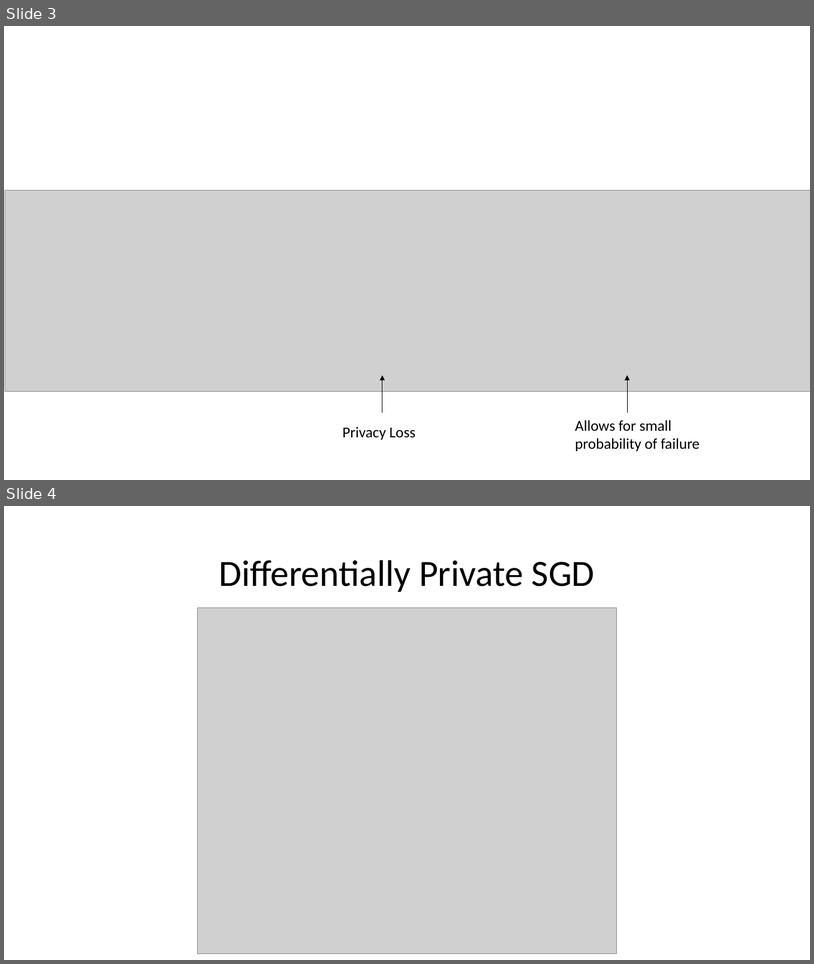
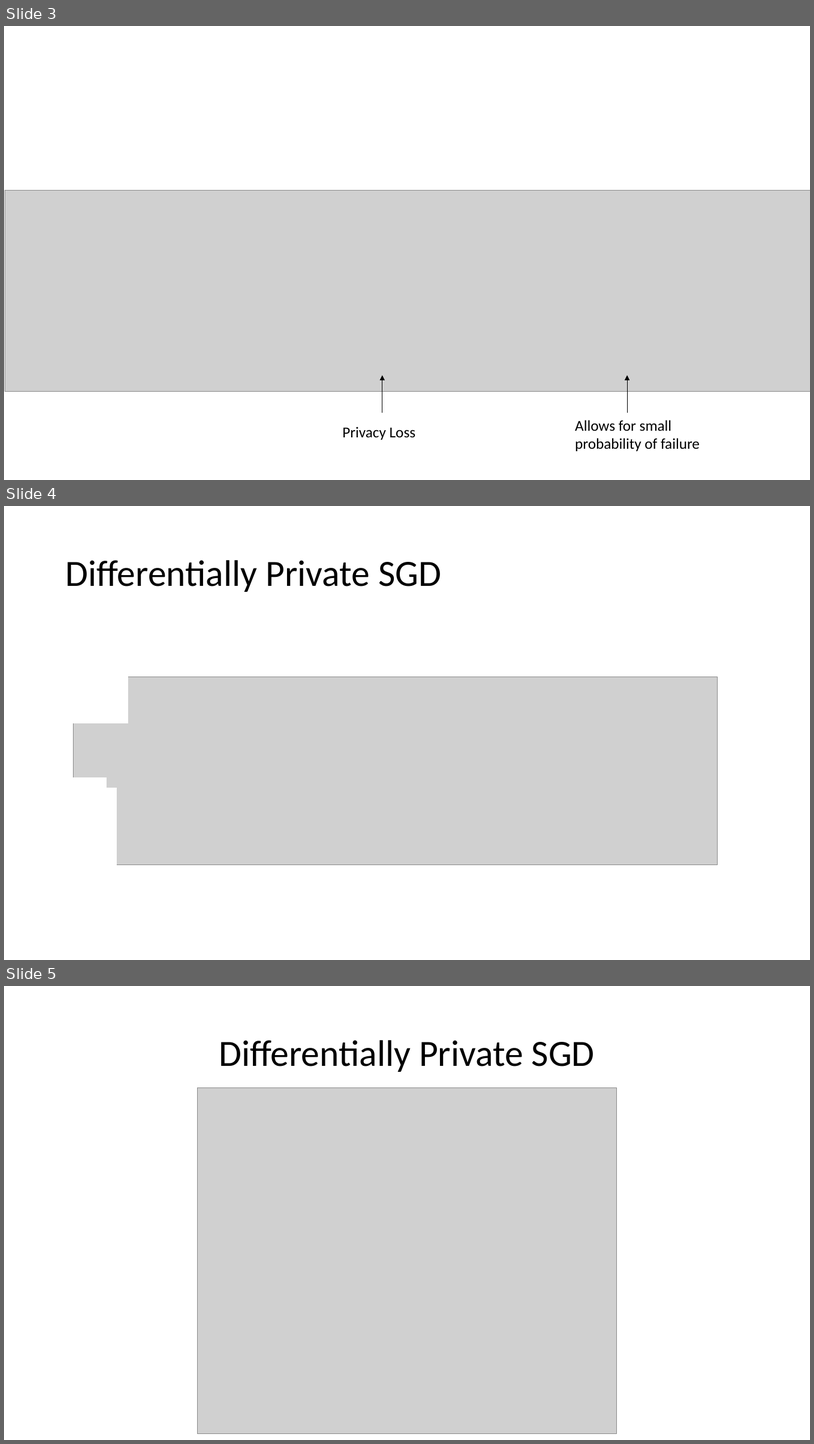
Before and after one commit to aisecure/aisecure.github.io, a slide deck: TEACHING/files/2019/1107/hari_aml.pptx. Shown one above the other, each under a label of ours: slides 3 and 4 before the commit, slides 3, 4 and 5 after it. The pictures are 814x964 and 814x1444 pixels, drawn with LibreOffice and Linux fonts; fonts in the diff are those of the drawing; grey boxes stand for pictures. Boxes give left, top, right and bottom in pixels: in the first picture for what was removed or moved away, otherwise in the second. Text is boxed around its words. In the diff, an @@ line names an element or a change of style, - is before the commit and + after.

```diff
--- a/TEACHING/files/2019/1107/hari_aml.pptx
+++ b/TEACHING/files/2019/1107/hari_aml.pptx
@@ slide 4 added at (4, 506, 810, 960), background #FFFFFF @@
@@ title added at (65, 560, 441, 592), 44 pt, text #000000 @@
+Differentially Private SGD
@@ rectangle added at (34, 618, 128, 723), fill #FFFFFF, outline #FFFFFF 1 pt @@
@@ picture added at (73, 676, 718, 864) @@
@@ rectangle added at (12, 778, 106, 882), fill #FFFFFF, outline #FFFFFF 1 pt @@
@@ rectangle added at (23, 788, 117, 892), fill #FFFFFF, outline #FFFFFF 1 pt @@
@@ what was slide 4 is now slide 5 @@
```
Also in this commit, not shown: 11 slides changed, 4 other slides added, 2 slides removed.
